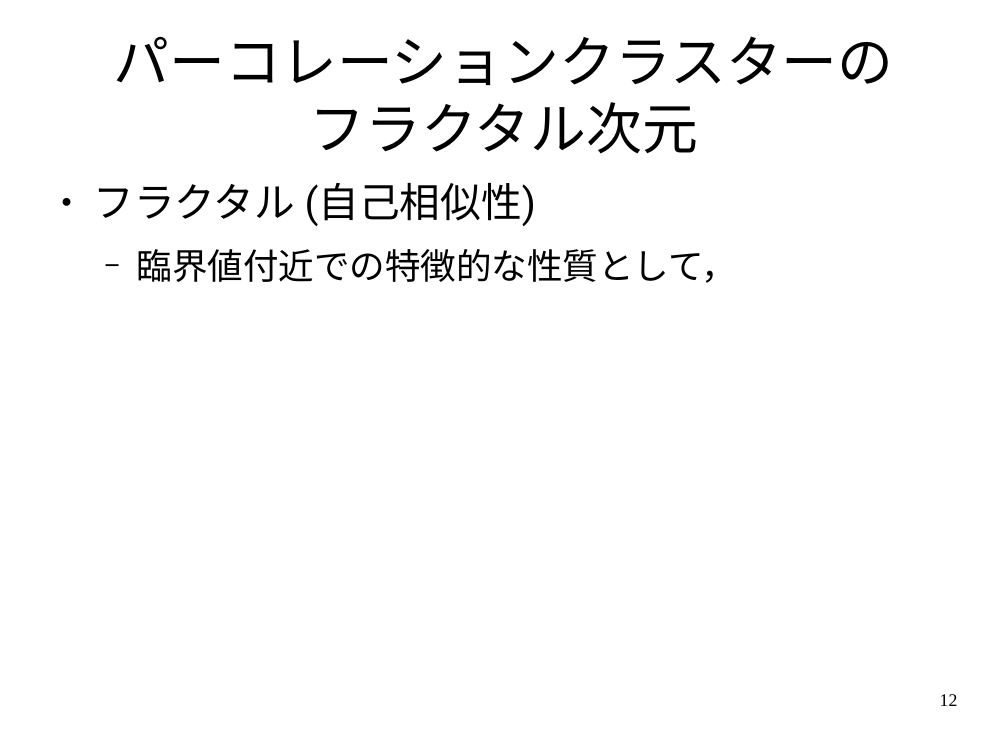
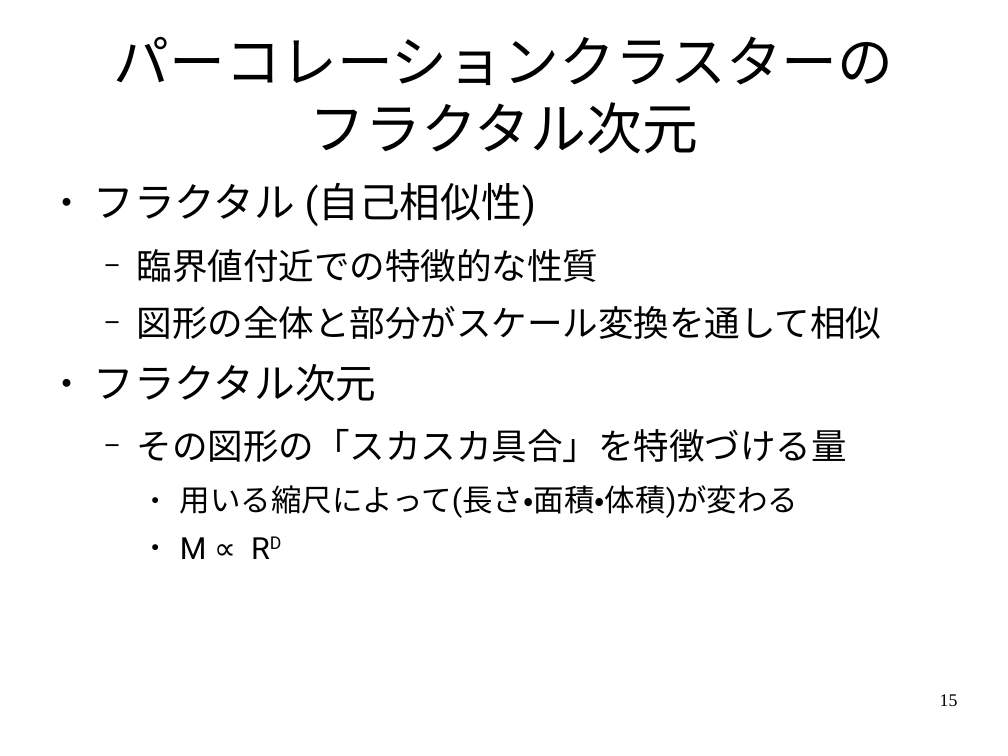
Before and after one commit to ssh0/SCS_yamlab2016, a slide deck: slide 15 of doc/slide.odp (slide 12 before the commit). Drawn at 1008x756 pixels with LibreOffice and Linux fonts; fonts in the diff are those of the drawing. Boxes give left, top, right and bottom in pixels: in the first picture for what was removed or moved away, otherwise in the second. Text is boxed around its words. In the diff, an @@ line names an element or a change of style, - is before the commit and + after.

```diff
--- a/doc/slide.odp
+++ b/doc/slide.odp
@@ text at <box>94,249,882,559</box>: text changed @@
-  − 臨界値付近での特徴的な性質として，
+  − 臨界値付近での特徴的な性質
+  − 図形の全体と部分がスケール変換を通して相似
+● フラクタル次元
+  − その図形の「スカスカ具合」を特徴づける量
+    ● 用いる縮尺によって(長さ・面積・体積)が変わる
+    ● M ∝ RD
@@ page number at <box>940,694,958,706</box>: text changed @@
-12
+15
```
Also in this commit, not shown: 1 other slide changed, 9 slides added.
